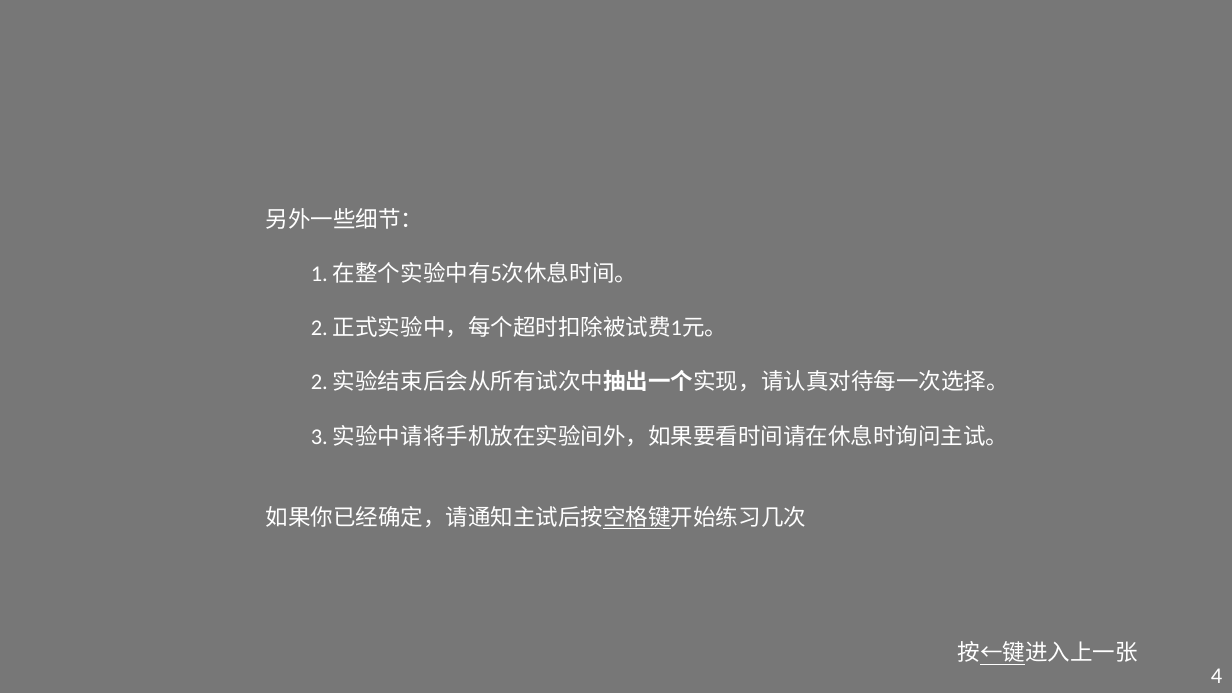
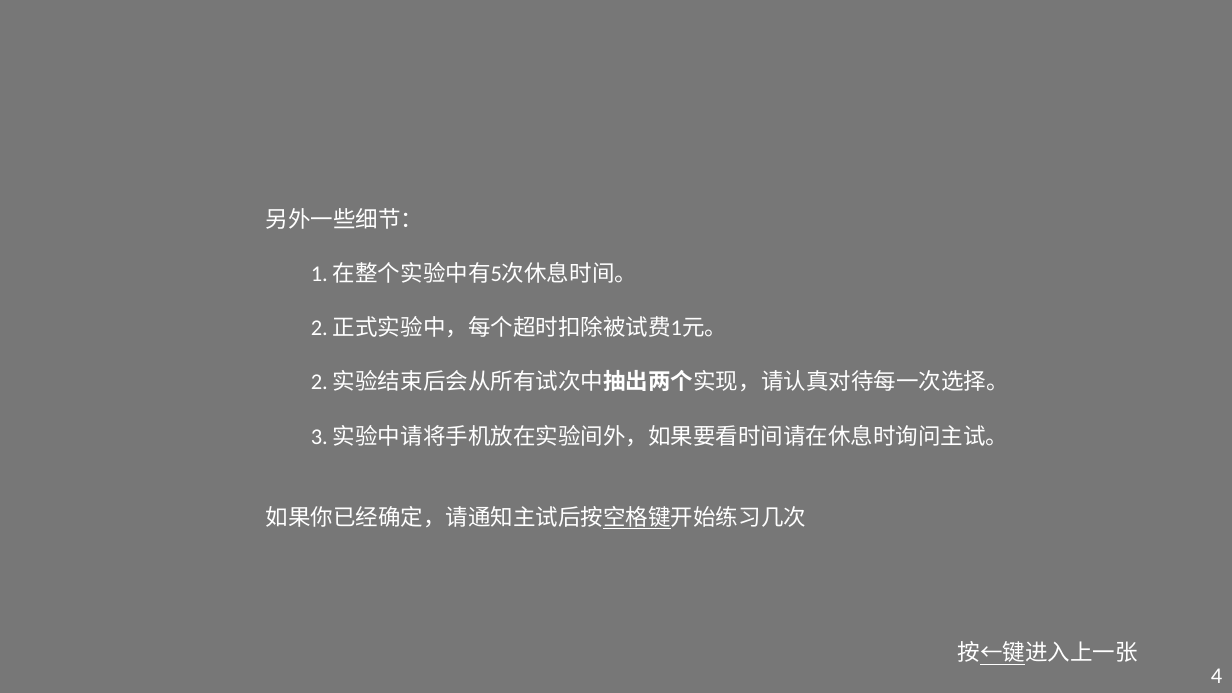
Before and after one commit to NieSz/poor-neuroeco-exp, a slide deck: slide 5 of exp/instruction/instruction_gr.pptx. Drawn at 1232x693 pixels with LibreOffice and Linux fonts; fonts in the diff are those of the drawing. Boxes give left, top, right and bottom in pixels: in the first picture for what was removed or moved away, otherwise in the second. Text is boxed around its words. In the diff, an @@ line names an element or a change of style, - is before the commit and + after.

```diff
--- a/exp/instruction/instruction_gr.pptx
+++ b/exp/instruction/instruction_gr.pptx
@@ text at box(311, 370, 1009, 391): text changed @@
-2. 实验结束后会从所有试次中抽出一个实现， 请认真对待每一次选择。
+2. 实验结束后会从所有试次中抽出两个实现， 请认真对待每一次选择。
```
Also in this commit, not shown: 1 other slide changed, 3 other files.
